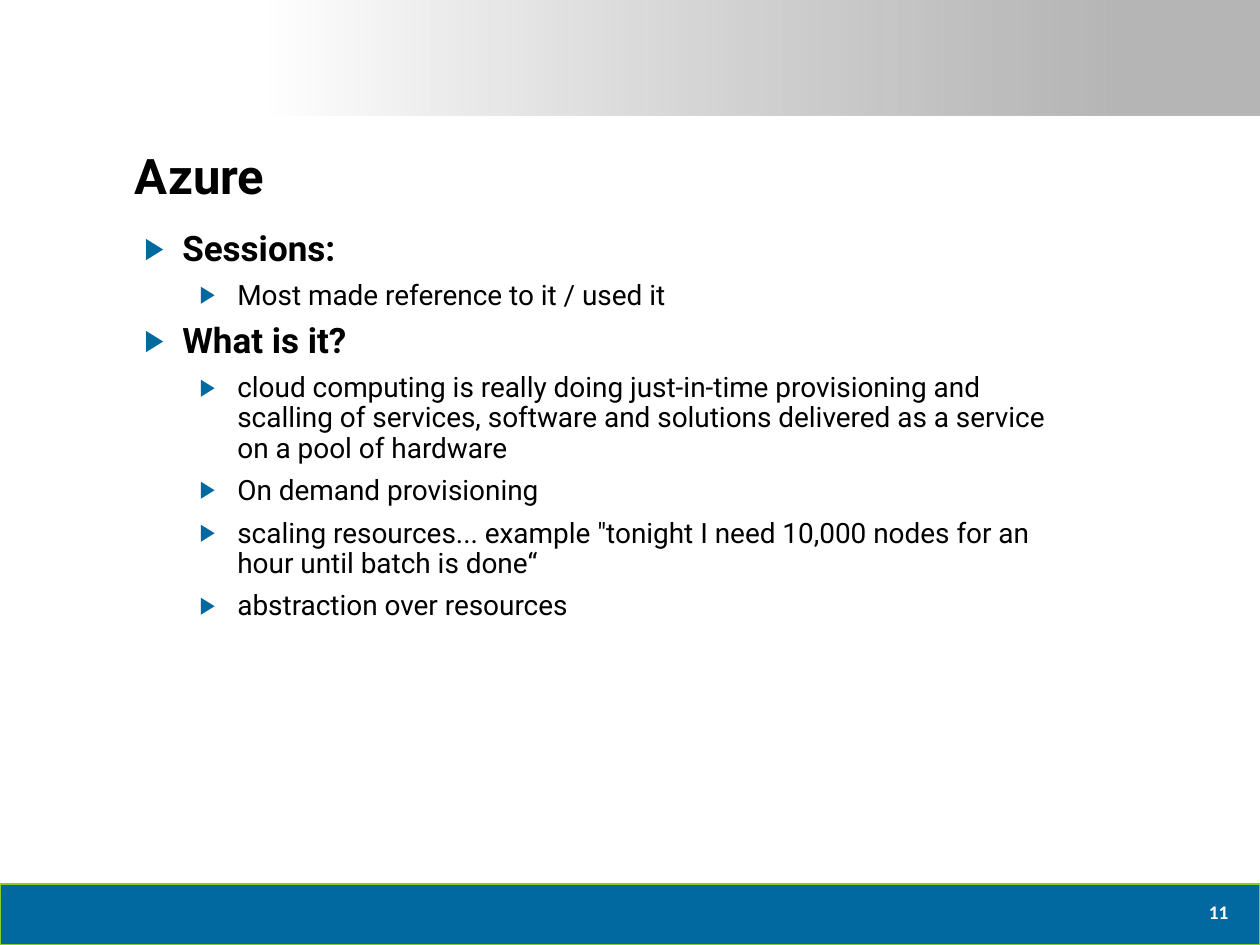
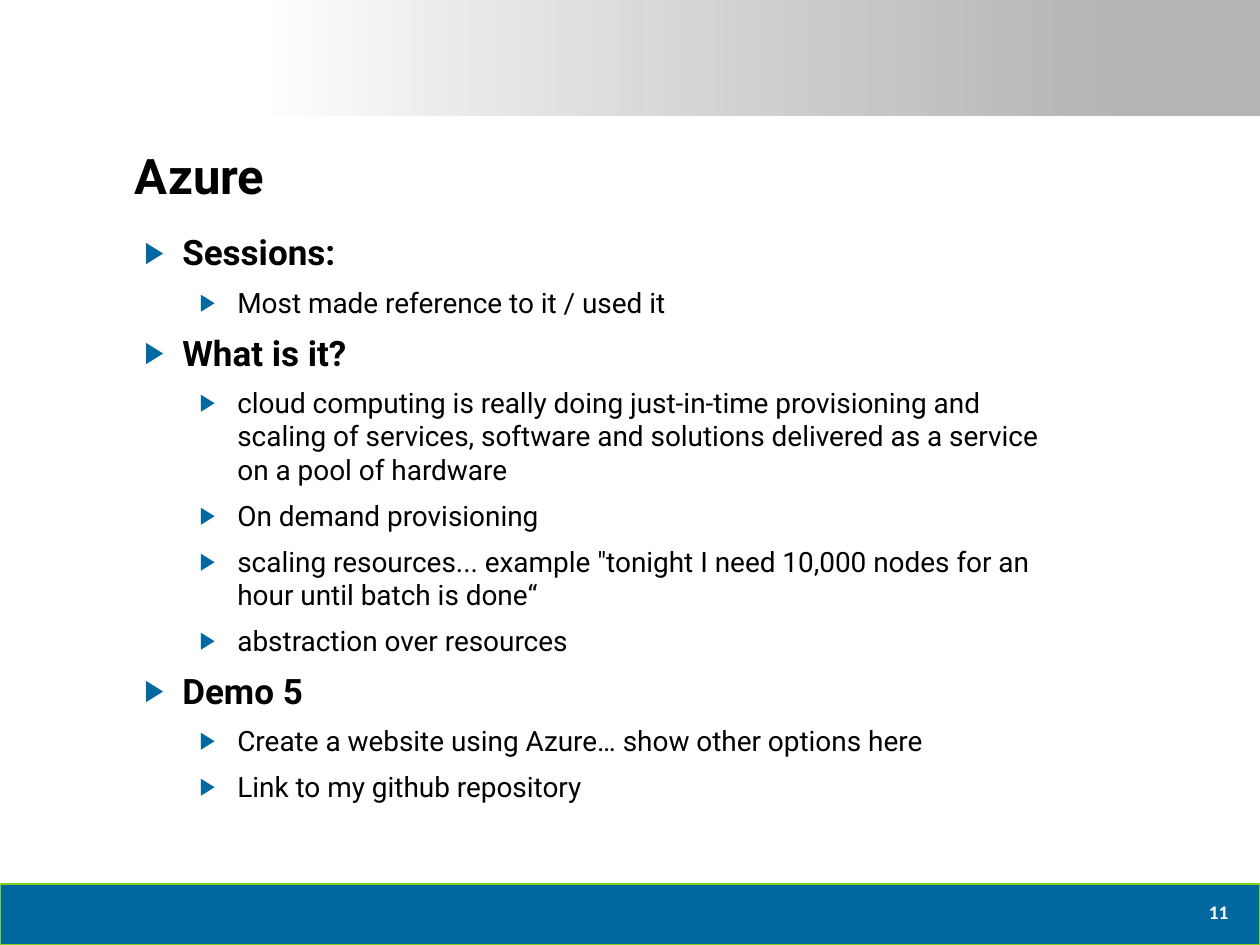
Before and after one commit to dtomyn/HTML5Demo1, a slide deck: slide 12 of Docs/2012 - Live360 Event Review (NEWER).pptx. Drawn at 1260x945 pixels with LibreOffice and Linux fonts; fonts in the diff are those of the drawing; background and template pictures are left out. Boxes give left, top, right and bottom in pixels: in the first picture for what was removed or moved away, otherwise in the second. Text is boxed around its words. In the diff, an @@ line names an element or a change of style, - is before the commit and + after.

Commit message:
ppt updates

```diff
--- a/Docs/2012 - Live360 Event Review (NEWER).pptx
+++ b/Docs/2012 - Live360 Event Review (NEWER).pptx
@@ text at (182, 239, 1029, 652): line spacing 0.9 to 1 @@
@@ text at (237, 392, 1038, 486): text changed @@
-  ▶ cloud computing is really doing just-in-time provisioning and scalling of services, software and solutions delivered as a service on a pool of hardware
+  ▶ cloud computing is really doing just-in-time provisioning and scaling of services, software and solutions delivered as a service on a pool of hardware
@@ text at (182, 679, 922, 803): paragraphs added @@
+▶ Demo 5
+  ▶ Create a website using Azure… show other options here
+  ▶ Link to my github repository
```
Also in this commit, not shown: 5 other slides changed, 1 slide removed.
